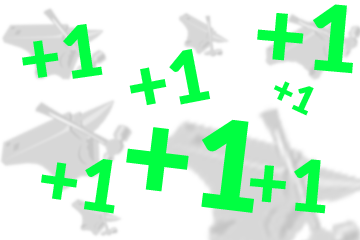
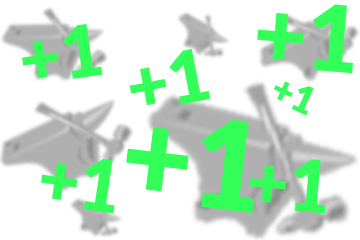
Layered file, before and after one edit (360 × 240). Changes by layer:
painted on "+1 copy 4" over [left=22, top=4, right=353, bottom=214]
"Anvils": opacity 50% → 100% over [left=0, top=5, right=360, bottom=240]
painted on "Layer 1 copy 3" over [left=0, top=5, right=360, bottom=240]
